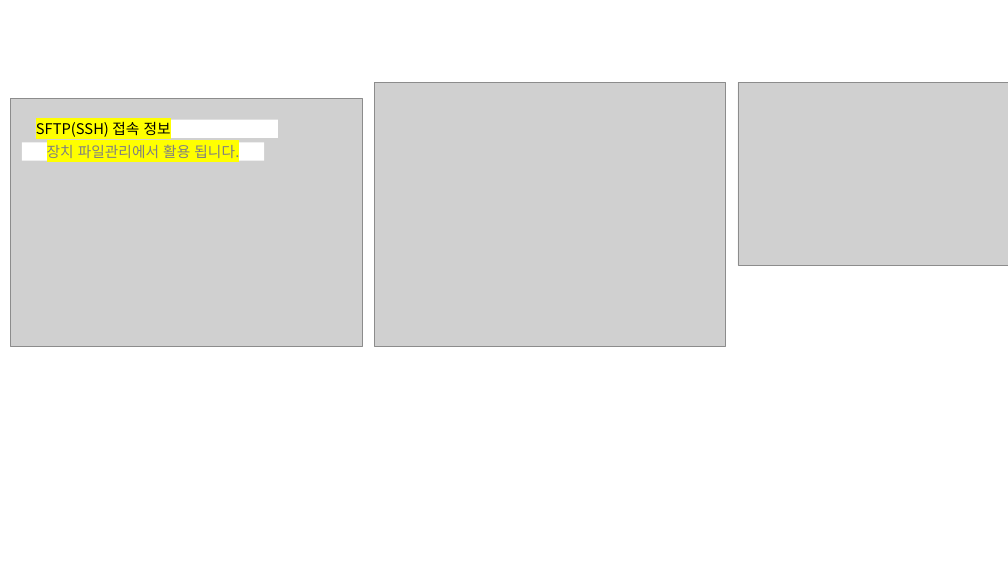
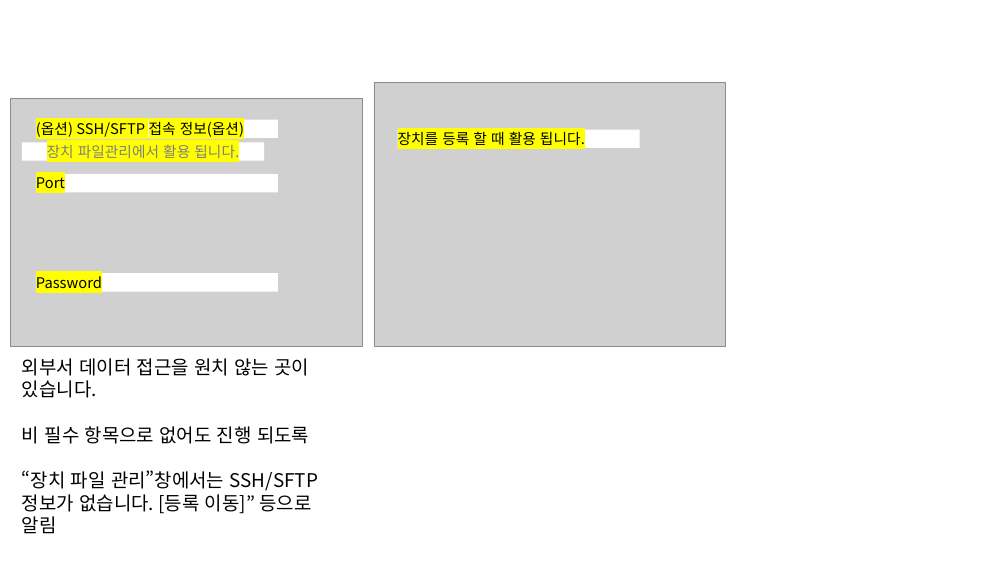
Before and after one commit to bigdata-car/kadap-manual, a slide deck: slide 8 of assets/06-dataspace/image.pptx. Drawn at 1008x567 pixels with LibreOffice and Linux fonts; fonts in the diff are those of the drawing; grey boxes stand for pictures. Boxes give left, top, right and bottom in pixels: in the first picture for what was removed or moved away, otherwise in the second. Text is boxed around its words. In the diff, an @@ line names an element or a change of style, - is before the commit and + after.

```diff
--- a/assets/06-dataspace/image.pptx
+++ b/assets/06-dataspace/image.pptx
@@ picture removed at (738, 82, 1008, 265) @@
@@ text in rectangle at (36, 122, 244, 137): text changed @@
-SFTP(SSH) 접속 정보
+(옵션) SSH/SFTP 접속 정보(옵션)
@@ rectangle added at (398, 129, 640, 147), fill #FFFFFF, 14 pt, text #000000 @@
+장치를 등록 할 때 활용 됩니다.
@@ rectangle added at (36, 174, 278, 192), fill #FFFFFF, 14 pt, text #000000 @@
+Port
@@ rectangle added at (36, 273, 278, 291), fill #FFFFFF, 14 pt, text #000000 @@
+Password
@@ text added at (22, 358, 318, 534), 18 pt, text #000000 @@
+외부서 데이터 접근을 원치 않는 곳이 있습니다.
+비 필수 항목으로 없어도 진행 되도록
+“장치 파일 관리”창에서는 SSH/SFTP정보가 없습니다. [등록 이동]” 등으로 알림
```
Also in this commit, not shown: 1 slide added.
